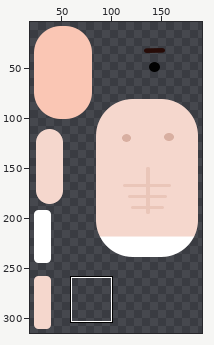
Edited in one commit: sprite sheet (Assets/Sprites/Character/Crazy man.png). Above: a wide view before the commit, with the close-up outlined.
Close-up. Earlier state:
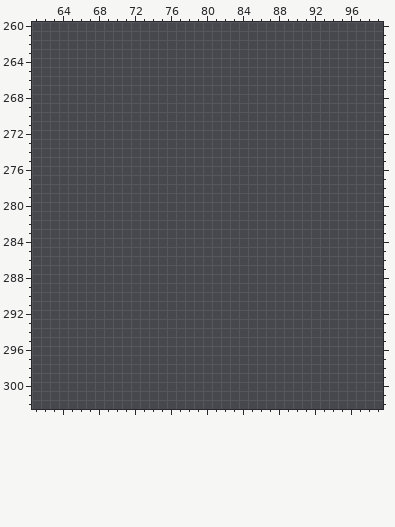
The file is 205x320 pixels. Pixels under 10% opacity are left out. Colours within 5 levels of each other are drawn and written as one. Shown: x 61..99, y 260..302. The wide view leaves out empty margins.
After the commit:
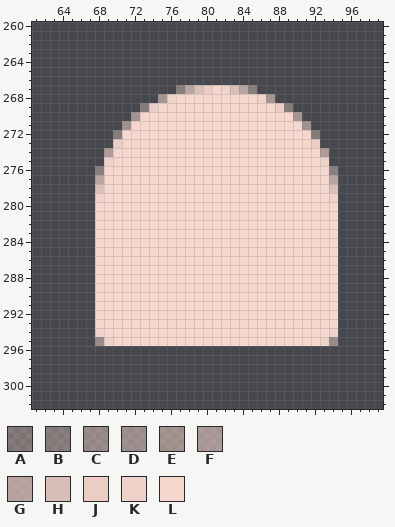
Palette (. is transparent): A #f5d7cd5b  B #f5d7cd62  C #f5d7cd79  D #f5d7cd82  E #f5d7cd89  F #f5d7cd94  G #f5d7cda6  H #f5d7cdd5  J #f5d7cdef  K #f5d7cdf6  L #f5d7cd
Changes in this commit:
@@ x 61..99 @@
 266 .......................................
-267 .......................................
-268 .......................................
-269 .......................................
-270 .......................................
-271 .......................................
-272 .......................................
-273 .......................................
-274 .......................................
-275 .......................................
-276 .......................................
-277 .......................................
-278 .......................................
-279 .......................................
-280 .......................................
-281 .......................................
-282 .......................................
-283 .......................................
-284 .......................................
-285 .......................................
-286 .......................................
-287 .......................................
-288 .......................................
-289 .......................................
-290 .......................................
-291 .......................................
-292 .......................................
-293 .......................................
-294 .......................................
-295 .......................................
+267 ................BGHJLKHGB..............
+268 ..............EKLLLLLLLLLKE............
+269 ............AJLLLLLLLLLLLLLJA..........
+270 ...........ELLLLLLLLLLLLLLLLLE.........
+271 ..........DLLLLLLLLLLLLLLLLLLLD........
+272 .........ALLLLLLLLLLLLLLLLLLLLLA.......
+273 .........JLLLLLLLLLLLLLLLLLLLLLJ.......
+274 ........FLLLLLLLLLLLLLLLLLLLLLLLF......
+275 ........KLLLLLLLLLLLLLLLLLLLLLLLK......
+276 .......BLLLLLLLLLLLLLLLLLLLLLLLLLB.....
+277 .......GLLLLLLLLLLLLLLLLLLLLLLLLLG.....
+278 .......HLLLLLLLLLLLLLLLLLLLLLLLLLH.....
+279 .......KLLLLLLLLLLLLLLLLLLLLLLLLLK.....
+280 .......LLLLLLLLLLLLLLLLLLLLLLLLLLL.....
+281 .......LLLLLLLLLLLLLLLLLLLLLLLLLLL.....
+282 .......LLLLLLLLLLLLLLLLLLLLLLLLLLL.....
+283 .......LLLLLLLLLLLLLLLLLLLLLLLLLLL.....
+284 .......LLLLLLLLLLLLLLLLLLLLLLLLLLL.....
+285 .......LLLLLLLLLLLLLLLLLLLLLLLLLLL.....
+286 .......LLLLLLLLLLLLLLLLLLLLLLLLLLL.....
+287 .......LLLLLLLLLLLLLLLLLLLLLLLLLLL.....
+288 .......LLLLLLLLLLLLLLLLLLLLLLLLLLL.....
+289 .......LLLLLLLLLLLLLLLLLLLLLLLLLLL.....
+290 .......LLLLLLLLLLLLLLLLLLLLLLLLLLL.....
+291 .......LLLLLLLLLLLLLLLLLLLLLLLLLLL.....
+292 .......LLLLLLLLLLLLLLLLLLLLLLLLLLL.....
+293 .......LLLLLLLLLLLLLLLLLLLLLLLLLLL.....
+294 .......KLLLLLLLLLLLLLLLLLLLLLLLLLK.....
+295 .......CKLLLLLLLLLLLLLLLLLLLLLLLKC.....
 296 .......................................
